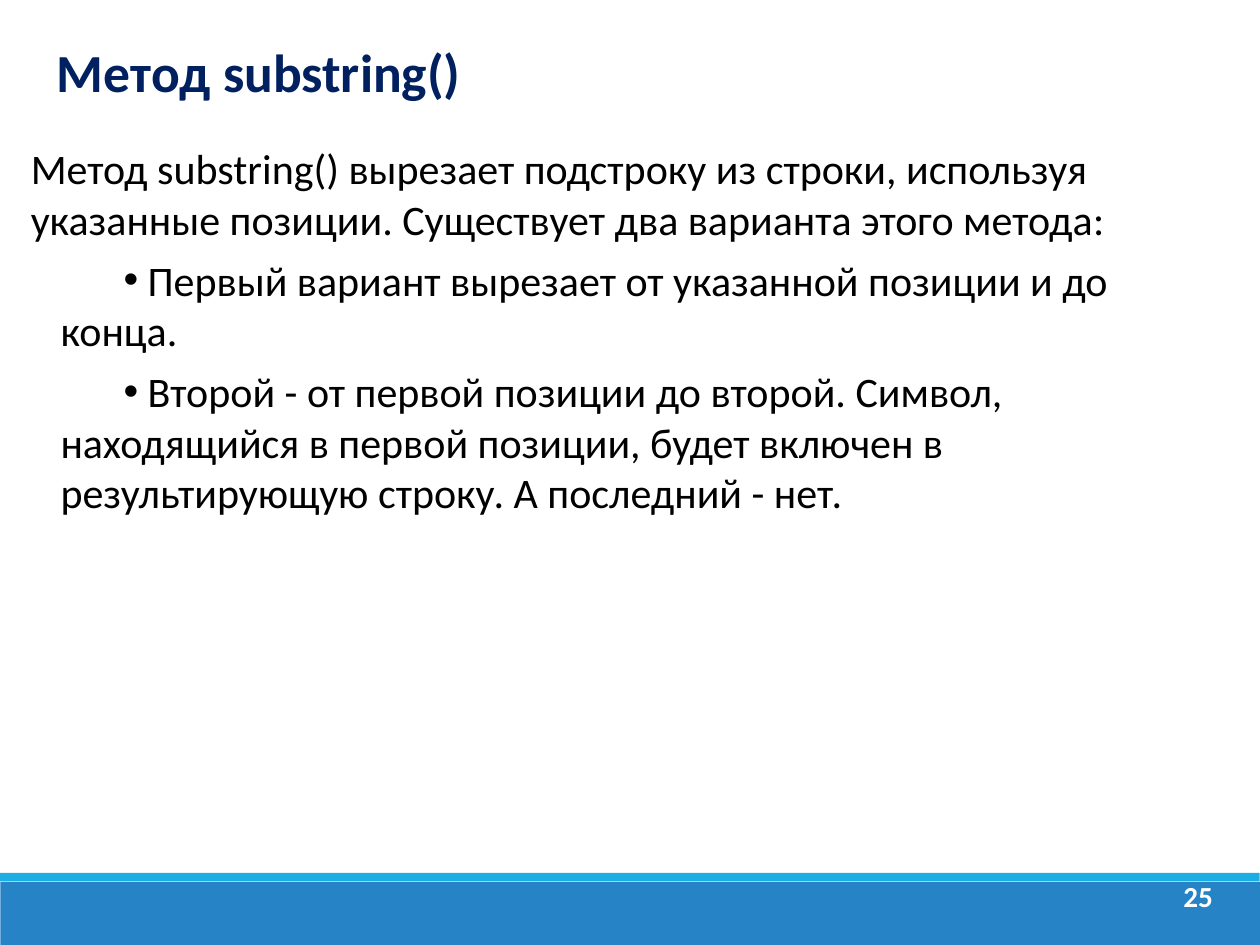
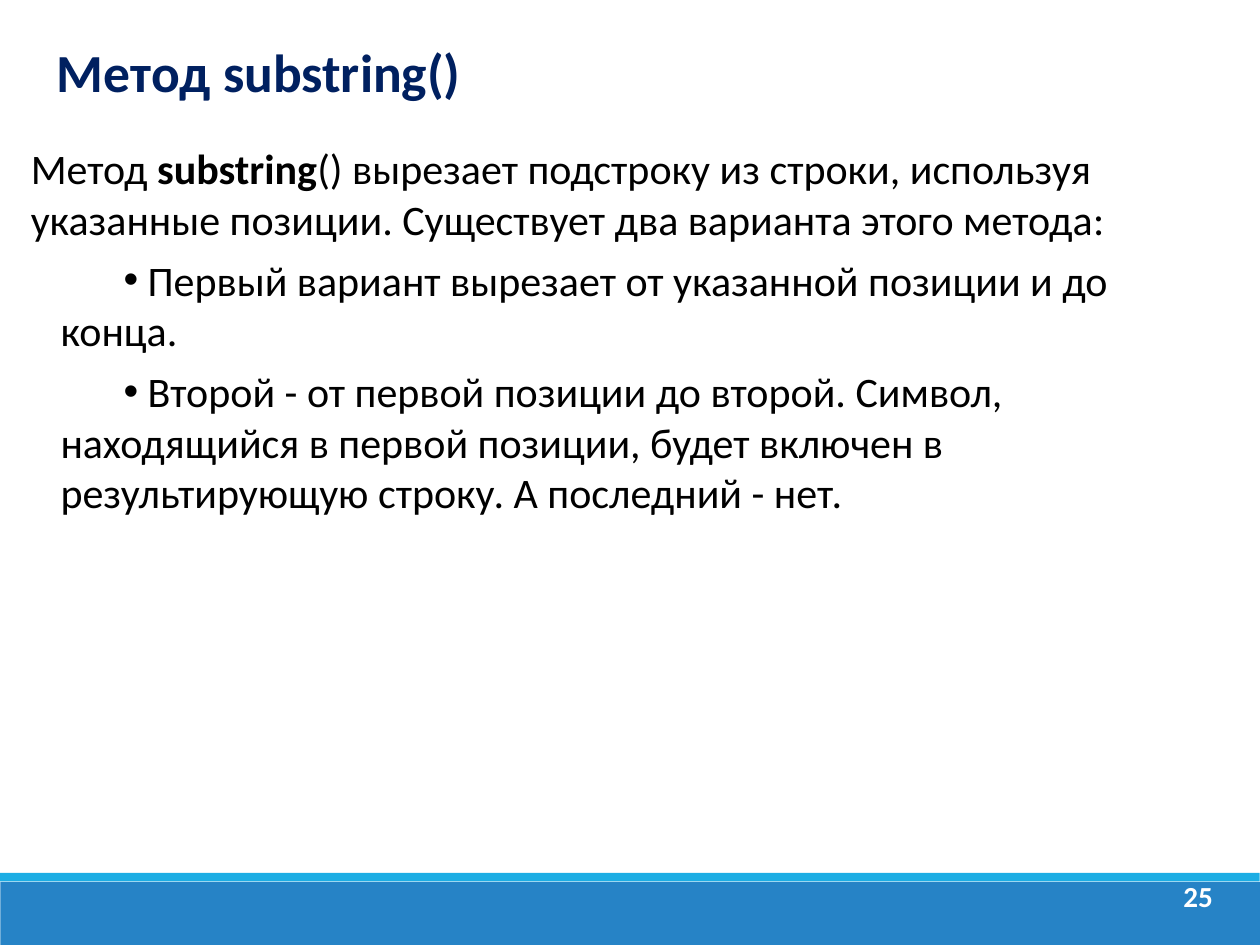
Before and after one commit to dmitry-academy/academy_5220, a slide deck: slide 25 of academy5220/resources/presentations/Java Lection 5. Пакеты.Math.String.ppt. Drawn at 1260x945 pixels with LibreOffice and Linux fonts; fonts in the diff are those of the drawing; background and template pictures are left out. Boxes give left, top, right and bottom in pixels: in the first picture for what was removed or moved away, otherwise in the second. Text is boxed around its words. In the diff, an @@ line names an element or a change of style, - is before the commit and + after.

```diff
--- a/academy5220/resources/presentations/Java Lection 5. Пакеты.Math.String.ppt
+++ b/academy5220/resources/presentations/Java Lection 5. Пакеты.Math.String.ppt
@@ text at bbox=[31, 153, 1104, 242]: bold on in "substring()" @@
```
Also in this commit, not shown: 4 other slides changed, 1 slide removed, 44 other files.
